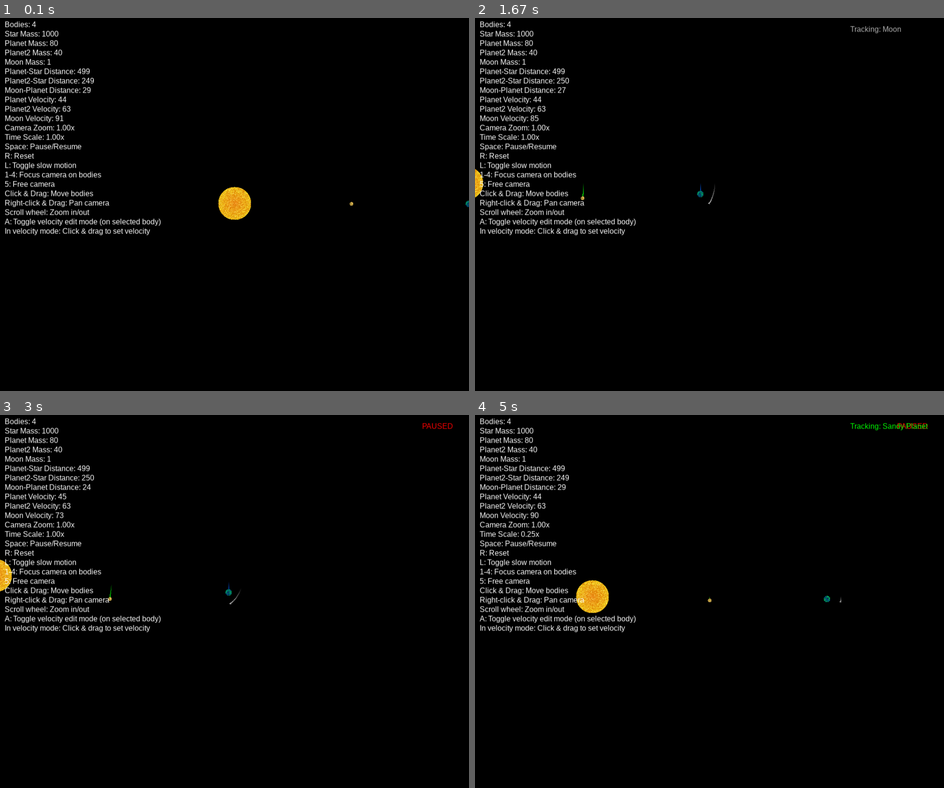
Above: before the commit, frames 1-4 (two rows, left to right).
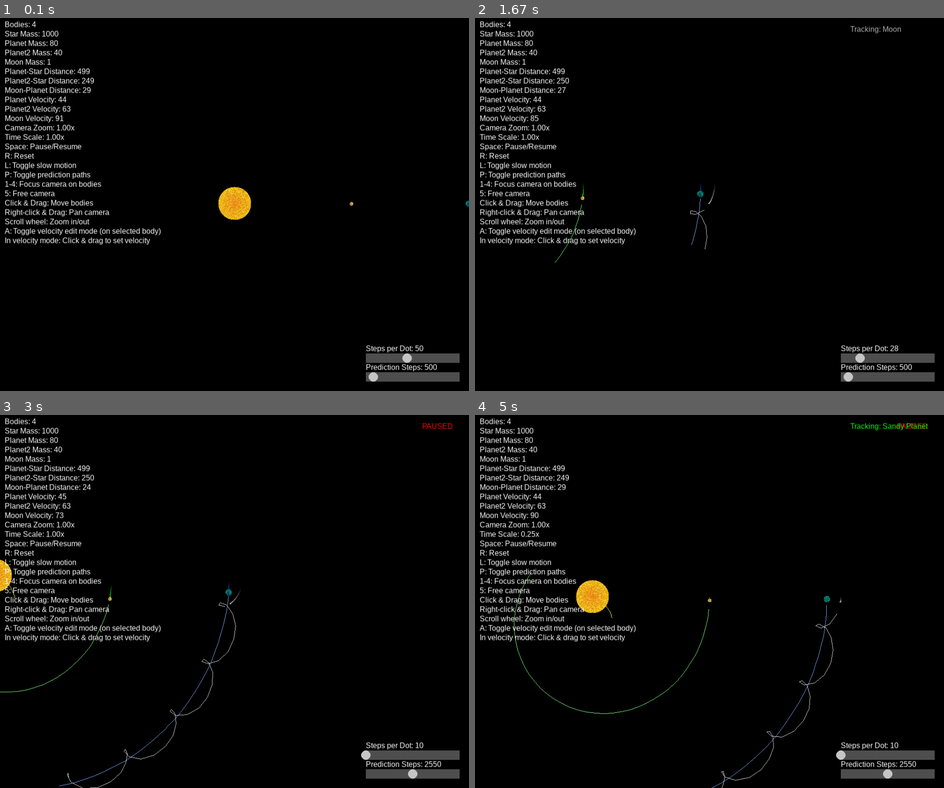
Above: after the commit, the same moments.

Repository: spacemane64/gravity_sim
Game: pygame game, started from gravity_sim.py
Same seed, same stepped clock (60 frames per second), same inputs: the game is played once before the commit and once after it.
Inputs (mouse positions are in pixels of both pictures, inside the frame that each line leads up to):
- Up to frame 1 (0.1 s): no input
- Up to frame 2 (1.67 s): press the mouse at (709, 226) at 0.37 s; move the mouse to (653, 215) at 0.47 s; release the mouse at (596, 204) at 0.6 s; hold 3 0.67-1.13 s; press the mouse at (887, 357) at 1.2 s; move the mouse to (751, 249) at 1.3 s; release the mouse at (611, 141) at 1.43 s; press the mouse at (887, 357) at 1.53 s; move the mouse to (859, 208) at 1.63 s
- Up to frame 3 (3 s): release the mouse at (356, 456) at 1.77 s; press the mouse at (412, 773) at 1.87 s; move the mouse to (375, 642) at 1.97 s; release the mouse at (337, 508) at 2.1 s; hold 5 2.17-2.63 s; tap Space at 2.67 s
- Up to frame 4 (5 s): hold R 3-3.47 s; tap Space at 3.07, 3.37, 4.23, 4.53 s; tap L at 3.5 s; right-click (629, 608) at 3.88 s; hold 1 4.17-4.63 s; tap 2 at 4.67 s

The runs differ from the first frame. In frame 1, 3.2% of the frame differs, in the area x 1-98%, y 41-98%; in frame 2, 3.4%; in frame 3, 3.6%; in frame 4, 3.9%, in the area x 1-98%, y 41-100%.

Commit message:
Gravity Simulation 2.2

Diff:
--- a/gravity_sim.py
+++ b/gravity_sim.py
@@ -42,6 +42,15 @@
 GRAY = (180, 180, 180)
 RED = (255, 0, 0)
 GREEN = (0, 255, 0)
+# Prediction path colors (lighter versions of body colors)
+YELLOW_PRED = (255, 255, 128)
+BLUE_PRED = (128, 170, 255)
+GREEN_PRED = (128, 255, 128)
+GRAY_PRED = (220, 220, 220)
+# UI colors
+SLIDER_BG = (80, 80, 80)
+SLIDER_FG = (150, 150, 150)
+SLIDER_HANDLE = (200, 200, 200)
 # Physical constants (scaled for visualization)
 G = 1000  # Gravitational constant (scaled up for better visualization)
 
@@ -58,6 +67,7 @@
         self.being_dragged = False
         self.velocity_edit_mode = False
         self.texture = None
+        self.prediction_path = []  # Store future positions
 
         # Generate appropriate texture based on color
         if color == BLUE:
@@ -346,6 +356,120 @@
     moon.trail = []
     moon.generate_moon_texture()
 
+# Slider class for UI control
+class Slider:
+    def __init__(self, x, y, width, height, min_val, max_val, initial_val, label):
+        self.x = x
+        self.y = y
+        self.width = width
+        self.height = height
+        self.min_val = min_val
+        self.max_val = max_val
+        self.value = initial_val
+        self.label = label
+        self.dragging = False
+
+        # Calculate initial handle position
+        self.handle_pos = self.value_to_pos(initial_val)
+
+    def value_to_pos(self, val):
+        # Convert a value to a position on the slider
+        ratio = (val - self.min_val) / (self.max_val - self.min_val)
+        return int(self.x + ratio * self.width)
+
+    def pos_to_value(self, pos):
+        # Convert a position to a value
+        ratio = max(0, min(1, (pos - self.x) / self.width))
+        return int(self.min_val + ratio * (self.max_val - self.min_val))
+
+    def handle_event(self, event):
+        if event.type == pygame.MOUSEBUTTONDOWN and event.button == 1:
+            mouse_pos = pygame.mouse.get_pos()
+            # Check if click is on slider handle
+            if (abs(mouse_pos[0] - self.handle_pos) <= 10 and
+                self.y <= mouse_pos[1] <= self.y + self.height):
+                self.dragging = True
+                return True
+            # Check if click is on slider bar
+            elif (self.x <= mouse_pos[0] <= self.x + self.width and
+                  self.y <= mouse_pos[1] <= self.y + self.height):
+                self.handle_pos = mouse_pos[0]
+                self.value = self.pos_to_value(mouse_pos[0])
+                return True
+
+        elif event.type == pygame.MOUSEBUTTONUP and event.button == 1:
+            self.dragging = False
+
+        elif event.type == pygame.MOUSEMOTION and self.dragging:
+            mouse_pos = pygame.mouse.get_pos()
+            self.handle_pos = max(self.x, min(self.x + self.width, mouse_pos[0]))
+            self.value = self.pos_to_value(self.handle_pos)
+            return True
+
+        return False
+
+    def draw(self, surface):
+        # Draw slider background
+        pygame.draw.rect(surface, SLIDER_BG, (self.x, self.y, self.width, self.height))
+
+        # Draw slider handle
+        pygame.draw.circle(surface, SLIDER_HANDLE, (self.handle_pos, self.y + self.height // 2), 10)
+
+        # Draw label and value
+        label_text = font.render(f"{self.label}: {self.value}", True, WHITE)
+        surface.blit(label_text, (self.x, self.y - 20))
+
+def calculate_prediction_paths(bodies, steps=1000, interval=50):
+    """Calculate future positions of bodies for prediction path"""
+    # Create copies of bodies to avoid affecting the actual simulation
+    temp_bodies = []
+    for body in bodies:
+        temp_body = Body(
+            body.mass,
+            body.position.copy(),
+            body.velocity.copy(),
+            body.color,
+            body.radius
+        )
+        temp_bodies.append(temp_body)
+        # Clear existing predictions
+        body.prediction_path = []
+
+    # No need to limit steps - use the provided value directly
+    actual_steps = steps
+
+    # For very high step counts, increase the interval automatically
+    # to maintain responsiveness
+    adaptive_interval = interval
+    if actual_steps > 2000:
+        # Scale the interval based on step count to limit total points
+        adaptive_interval = max(interval, actual_steps // 40)
+
+    # Simulate future steps
+    for step in range(1, actual_steps + 1):
+        # Calculate forces
+        forces = {}
+        for i, body1 in enumerate(temp_bodies):
+            net_force = np.zeros(2, dtype=float)
+            for j, body2 in enumerate(temp_bodies):
+                if i != j:  # Don't calculate gravity from a body to itself
+                    force = calculate_gravity(body1, body2)
+                    net_force += force
+            forces[body1] = net_force
+
+        # Apply forces and update positions
+        for i, temp_body in enumerate(temp_bodies):
+            if temp_body in forces:
+                # Apply force
+                acceleration = forces[temp_body] / temp_body.mass
+                temp_body.velocity += acceleration * dt
+            # Update position
+            temp_body.position += temp_body.velocity * dt
+
+            # Record position at specified intervals
+            if step % adaptive_interval == 0:
+                bodies[i].prediction_path.append(temp_body.position.copy())
+
 # Create bodies
 # Large central body (like a star)
 star = Body(
@@ -415,6 +539,32 @@
 velocity_edit_mode = False
 velocity_edit_start = None
 running = True
+show_predictions = True  # Toggle for showing prediction paths
+prediction_update_counter = 0  # Counter to update predictions periodically
+
+# Create slider for prediction steps
+prediction_steps_slider = Slider(
+    x=width - 220,
+    y=height - 40,
+    width=200,
+    height=20,
+    min_val=100,
+    max_val=5000,
+    initial_val=500,  # Default value
+    label="Prediction Steps"
+)
+
+# Create slider for step interval
+prediction_interval_slider = Slider(
+    x=width - 220,
+    y=height - 80,
+    width=200,
+    height=20,
+    min_val=10,
+    max_val=100,
+    initial_val=50,  # Default value
+    label="Steps per Dot"
+)
 
 # Camera settings
 camera_offset = np.array([0, 0], dtype=float)
@@ -440,98 +590,113 @@
         if event.type == pygame.QUIT:
             running = False
 
-        elif event.type == pygame.KEYDOWN:
-            if event.key == pygame.K_SPACE:
-                # Toggle pause
-                paused = not paused
-
-            elif event.key == pygame.K_r:
-                # Reset simulation
-                reset_simulation()
-                # Reset camera settings when simulation resets
-                camera_offset = np.array([0, 0], dtype=float)
-                camera_zoom = 1.0
-                # Reset time scale
-                time_scale = 1.0
-                slow_time = False
-                # Reset camera tracking
-                camera_tracking = None
-
-            elif event.key == pygame.K_a:
-                # Toggle velocity edit mode for the selected body
-                if selected_body:
-                    selected_body.velocity_edit_mode = not selected_body.velocity_edit_mode
-                    velocity_edit_mode = selected_body.velocity_edit_mode
-                    velocity_edit_start = None
-
-            elif event.key == pygame.K_l:
-                # Toggle slow time
-                slow_time = not slow_time
-                if slow_time:
-                    time_scale = 0.25  # 25% of normal speed (75% reduction)
-                else:
-                    time_scale = 1.0  # Normal speed
-
-            elif event.key == pygame.K_1:
-                # Track blue planet
-                camera_tracking = planet
-
-            elif event.key == pygame.K_2:
-                # Track sandy planet
-                camera_tracking = planet2
-
-            elif event.key == pygame.K_3:
-                # Track moon
-                camera_tracking = moon
-
-            elif event.key == pygame.K_4:
-                # Track sun
-                camera_tracking = star
-
-            elif event.key == pygame.K_5:
-                # Free camera (no tracking)
-                camera_tracking = None
-
-        elif event.type == pygame.MOUSEBUTTONDOWN:
-            # Right mouse button for camera panning
-            if event.button == 3:  # Right click
-                camera_dragging = True
-                camera_drag_start = pygame.mouse.get_pos()
-                # Disable camera tracking when manually panning
-                camera_tracking = None
-            # Mouse wheel for zooming
-            elif event.button == 4:  # Scroll up
-                camera_zoom *= 1.1  # Zoom in
-            elif event.button == 5:  # Scroll down
-                camera_zoom *= 0.9  # Zoom out
-                if camera_zoom < 0.1:  # Limit minimum zoom
-                    camera_zoom = 0.1
-            # Left click for body selection and interaction
-            elif event.button == 1:  # Left click
-                # Check if in velocity edit mode
-                if velocity_edit_mode and selected_body:
-                    # Start velocity edit from clicked position
-                    mouse_pos = pygame.mouse.get_pos()
-                    # Convert screen position to world position
-                    world_pos = screen_to_world(mouse_pos, camera_offset, camera_zoom)
-                    velocity_edit_start = world_pos
-                else:
-                    # Check if a body was clicked
-                    mouse_pos = pygame.mouse.get_pos()
-                    # Convert screen position to world position
-                    world_pos = screen_to_world(mouse_pos, camera_offset, camera_zoom)
-
-                    for body in bodies:
-                        # Calculate distance to the body
-                        distance = math.sqrt((body.position[0] - world_pos[0])**2 +
-                                         (body.position[1] - world_pos[1])**2)
-                        if distance <= body.radius:
-                            dragging_body = body
-                            selected_body = body
-                            body.being_dragged = True
-                            break
-
-        elif event.type == pygame.MOUSEBUTTONUP:
+        # Check if sliders handled the event
+        slider_handled = False
+        if prediction_steps_slider.handle_event(event):
+            slider_handled = True
+        if prediction_interval_slider.handle_event(event):
+            slider_handled = True
+
+        # Only process other events if not handled by slider
+        if not slider_handled:
+            if event.type == pygame.KEYDOWN:
+                if event.key == pygame.K_SPACE:
+                    # Toggle pause
+                    paused = not paused
+
+                elif event.key == pygame.K_r:
+                    # Reset simulation
+                    reset_simulation()
+                    # Reset camera settings when simulation resets
+                    camera_offset = np.array([0, 0], dtype=float)
+                    camera_zoom = 1.0
+                    # Reset time scale
+                    time_scale = 1.0
+                    slow_time = False
+                    # Reset camera tracking
+                    camera_tracking = None
+
+                elif event.key == pygame.K_a:
+                    # Toggle velocity edit mode for the selected body
+                    if selected_body:
+                        selected_body.velocity_edit_mode = not selected_body.velocity_edit_mode
+                        velocity_edit_mode = selected_body.velocity_edit_mode
+                        velocity_edit_start = None
+
+                elif event.key == pygame.K_l:
+                    # Toggle slow time
+                    slow_time = not slow_time
+                    if slow_time:
+                        time_scale = 0.25  # 25% of normal speed (75% reduction)
+                    else:
+                        time_scale = 1.0  # Normal speed
+
+                elif event.key == pygame.K_p:
+                    # Toggle prediction paths
+                    show_predictions = not show_predictions
+
+                elif event.key == pygame.K_1:
+                    # Track blue planet
+                    camera_tracking = planet
+
+                elif event.key == pygame.K_2:
+                    # Track sandy planet
+                    camera_tracking = planet2
+
+                elif event.key == pygame.K_3:
+                    # Track moon
+                    camera_tracking = moon
+
+                elif event.key == pygame.K_4:
+                    # Track sun
+                    camera_tracking = star
+
+                elif event.key == pygame.K_5:
+                    # Free camera (no tracking)
+                    camera_tracking = None
+
+            elif event.type == pygame.MOUSEBUTTONDOWN:
+                # Right mouse button for camera panning
+                if event.button == 3:  # Right click
+                    camera_dragging = True
+                    camera_drag_start = pygame.mouse.get_pos()
+                    # Disable camera tracking when manually panning
+                    camera_tracking = None
+                # Mouse wheel for zooming
+                elif event.button == 4:  # Scroll up
+                    camera_zoom *= 1.1  # Zoom in
+                elif event.button == 5:  # Scroll down
+                    camera_zoom *= 0.9  # Zoom out
+                    if camera_zoom < 0.1:  # Limit minimum zoom
+                        camera_zoom = 0.1
+                # Left click for body selection and interaction
+                elif event.button == 1:  # Left click
+                    # Check if in velocity edit mode
+                    if velocity_edit_mode and selected_body:
+                        # Start velocity edit from clicked position
+                        mouse_pos = pygame.mouse.get_pos()
+                        # Convert screen position to world position
+                        world_pos = screen_to_world(mouse_pos, camera_offset, camera_zoom)
+                        velocity_edit_start = world_pos
+                    else:
+                        # Check if a body was clicked
+                        mouse_pos = pygame.mouse.get_pos()
+                        # Convert screen position to world position
+                        world_pos = screen_to_world(mouse_pos, camera_offset, camera_zoom)
+
+                        for body in bodies:
+                            # Calculate distance to the body
+                            distance = math.sqrt((body.position[0] - world_pos[0])**2 +
+                                             (body.position[1] - world_pos[1])**2)
+                            if distance <= body.radius:
+                                dragging_body = body
+                                selected_body = body
+                                body.being_dragged = True
+                                break
+
+        # Ensure MOUSEBUTTONUP and MOUSEMOTION are processed correctly
+        # even if slider_handled was true, as these might be finishing a camera drag
+        if event.type == pygame.MOUSEBUTTONUP:
             # End camera dragging
             if event.button == 3:  # Right click
                 camera_dragging = False
@@ -555,8 +720,9 @@
                     dragging_body.being_dragged = False
                     dragging_body = None
 
+        # Process camera dragging regardless of slider_handled
         elif event.type == pygame.MOUSEMOTION:
-            # Camera panning
+            # Camera panning (process this always)
             if camera_dragging and camera_drag_start:
                 current_pos = pygame.mouse.get_pos()
                 # Calculate the difference and scale by zoom (since we need to move more when zoomed in)
@@ -564,26 +730,28 @@
                 dy = (camera_drag_start[1] - current_pos[1]) / camera_zoom
                 camera_offset += np.array([dx, dy], dtype=float)
                 camera_drag_start = current_pos
-            # Preview velocity in edit mode
-            elif velocity_edit_mode and selected_body and velocity_edit_start is not None:
-                mouse_pos = pygame.mouse.get_pos()
-                # Convert screen position to world position
-                world_pos = screen_to_world(mouse_pos, camera_offset, camera_zoom)
-
-                # Preview new velocity
-                new_velocity = (world_pos - selected_body.position) / 2.0
-                selected_body.velocity = new_velocity
-
-            # Regular dragging of bodies
-            elif dragging_body:
-                # Update body position to mouse position
-                mouse_pos = pygame.mouse.get_pos()
-                # Convert screen position to world position
-                world_pos = screen_to_world(mouse_pos, camera_offset, camera_zoom)
-                dragging_body.position = world_pos
-
-                # When dragging, reset the body's trail
-                dragging_body.trail = []
+            # Only process these if slider not being interacted with
+            elif not slider_handled:
+                # Preview velocity in edit mode
+                if velocity_edit_mode and selected_body and velocity_edit_start is not None:
+                    mouse_pos = pygame.mouse.get_pos()
+                    # Convert screen position to world position
+                    world_pos = screen_to_world(mouse_pos, camera_offset, camera_zoom)
+
+                    # Preview new velocity
+                    new_velocity = (world_pos - selected_body.position) / 2.0
+                    selected_body.velocity = new_velocity
+
+                # Regular dragging of bodies
+                elif dragging_body:
+                    # Update body position to mouse position
+                    mouse_pos = pygame.mouse.get_pos()
+                    # Convert screen position to world position
+                    world_pos = screen_to_world(mouse_pos, camera_offset, camera_zoom)
+                    dragging_body.position = world_pos
+
+                    # When dragging, reset the body's trail
+                    dragging_body.trail = []
 
     # Update physics (unless paused)
     if not paused:
@@ -605,6 +773,22 @@
             if body in forces:
                 body.apply_force(forces[body], effective_dt)
             body.update_position(effective_dt)
+
+        # Calculate prediction paths periodically, not every frame
+        prediction_update_counter += 1
+        update_interval = 15  # Update every 15 frames (approx. 0.25 seconds at 60 FPS)
+        if prediction_steps_slider.value > 2000:
+            update_interval = 30  # Less frequent updates for high step counts
+
+        # Update predictions when not dragging and counter reaches interval
+        if (show_predictions and
+            dragging_body is None and
+            not velocity_edit_mode and
+            prediction_update_counter >= update_interval):
+
+            # Use the full slider value for steps
+            calculate_prediction_paths(bodies, steps=prediction_steps_slider.value, interval=prediction_interval_slider.value)
+            prediction_update_counter = 0  # Reset counter
 
     # Clear screen
     screen.fill(BLACK)
@@ -625,6 +809,51 @@
                 point1 = world_to_screen((body.trail[i-1][0], body.trail[i-1][1]), camera_offset, camera_zoom)
                 point2 = world_to_screen((body.trail[i][0], body.trail[i][1]), camera_offset, camera_zoom)
                 pygame.draw.line(screen, trail_color, point1, point2, 2)
+
+        # Draw prediction path if enabled
+        if show_predictions and len(body.prediction_path) > 0:
+            # Determine the prediction path color based on body color
+            if body.color == YELLOW:
+                pred_color = YELLOW_PRED
+            elif body.color == BLUE:
+                pred_color = BLUE_PRED
+            elif body.color == GREEN:
+                pred_color = GREEN_PRED
+            elif body.color == GRAY:
+                pred_color = GRAY_PRED
+            else:
+                pred_color = WHITE
+
+            # For better performance with high step counts, draw the path as a surface
+            if len(body.prediction_path) > 1:
+                # Convert all points to screen coordinates
+                screen_points = [world_to_screen(pos, camera_offset, camera_zoom) for pos in body.prediction_path]
+
+                # Find boundaries for our temporary surface
+                min_x = max(0, min(point[0] for point in screen_points) - 5)
+                min_y = max(0, min(point[1] for point in screen_points) - 5)
+                max_x = min(width, max(point[0] for point in screen_points) + 5)
+                max_y = min(height, max(point[1] for point in screen_points) + 5)
+
+                # Skip if outside screen or too small
+                if max_x - min_x <= 0 or max_y - min_y <= 0:
+                    continue
+
+                # Create a small surface just for the path
+                path_surface = pygame.Surface((max_x - min_x, max_y - min_y), pygame.SRCALPHA)
+                path_surface.fill((0, 0, 0, 0))  # Transparent background
+
+                # Draw the path on the small surface
+                # Offset the points to be relative to the surface
+                for i in range(1, len(screen_points)):
+                    p1 = (screen_points[i-1][0] - min_x, screen_points[i-1][1] - min_y)
+                    p2 = (screen_points[i][0] - min_x, screen_points[i][1] - min_y)
+
+                    # Draw a thin line
+                    pygame.draw.line(path_surface, pred_color, p1, p2, 1)
+
+                # Blit the path surface onto the main screen
+                screen.blit(path_surface, (min_x, min_y))
 
         # Calculate position adjusted for camera and zoom
         screen_pos = world_to_screen(body.position, camera_offset, camera_zoom)
@@ -705,6 +934,7 @@
         "Space: Pause/Resume",
         "R: Reset",
         "L: Toggle slow motion",
+        "P: Toggle prediction paths",
         "1-4: Focus camera on bodies",
         "5: Free camera",
         "Click & Drag: Move bodies",
@@ -735,6 +965,10 @@
             tracking_text = font.render("Tracking: Moon", True, GRAY)
         screen.blit(tracking_text, (width - 200, 20))
 
+    # Draw sliders
+    prediction_steps_slider.draw(screen)
+    prediction_interval_slider.draw(screen)
+
     # Update display
     pygame.display.flip()
 
